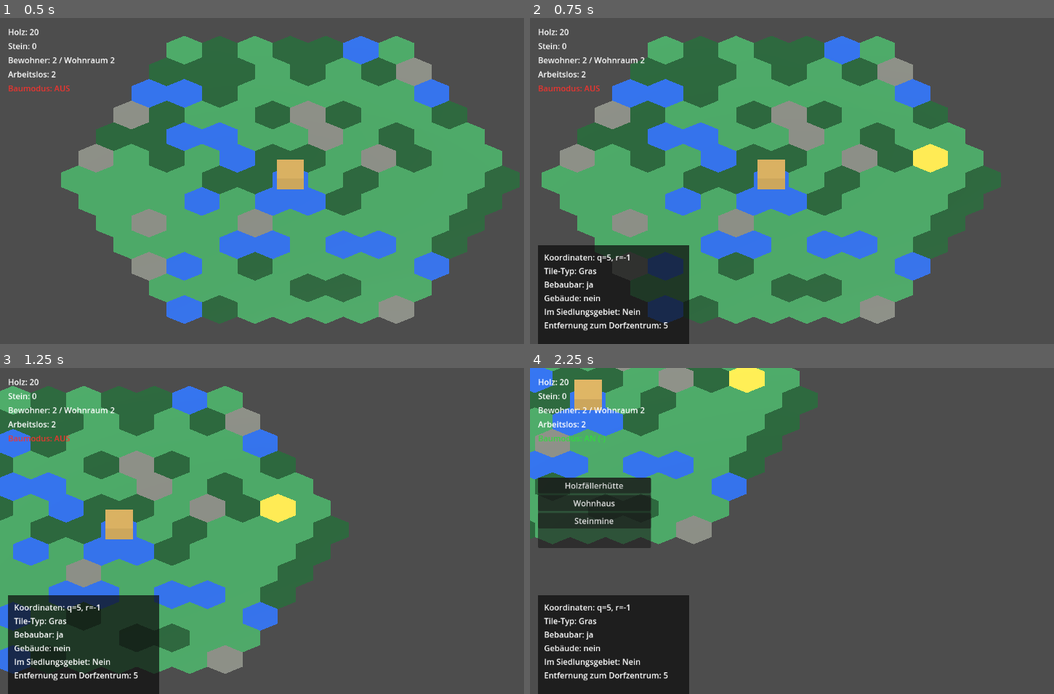
Above: before the commit, frames 1-4 (two rows, left to right).
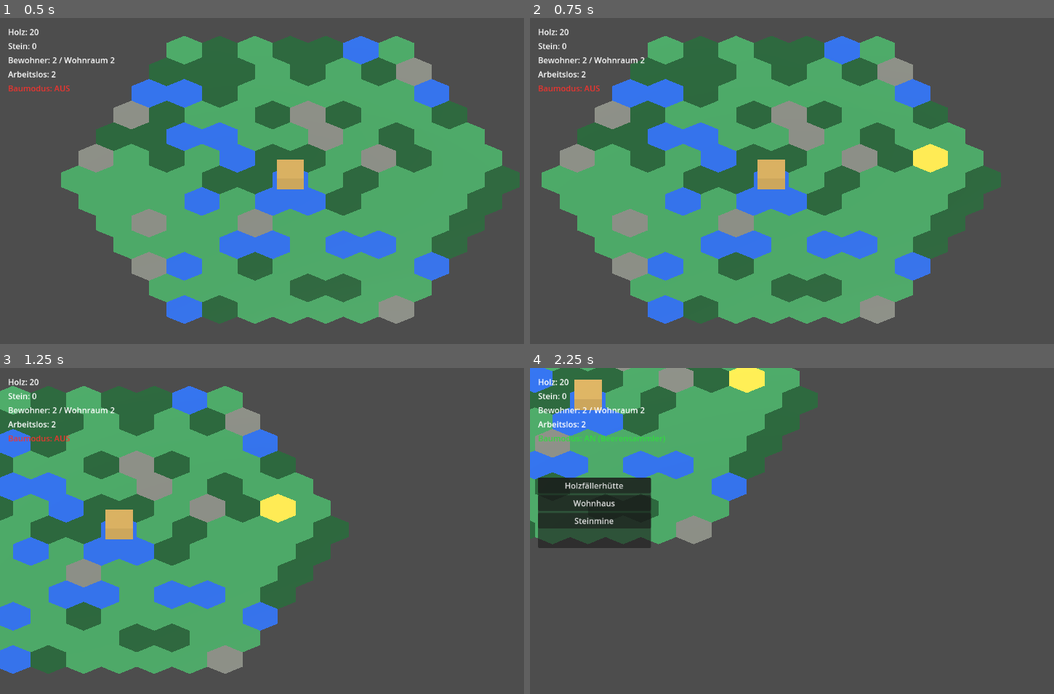
Above: after the commit, the same moments.

Repository: Ranu4922/CodexGame
Game: Godot game, scene res://scenes/Main.tscn
The game is run twice, just before and just after one commit, with the same random seed, the same clock (stepped at 60 frames per second) and the same inputs.
Inputs (mouse positions are in pixels of both pictures, inside the frame that each line leads up to):
- Up to frame 1 (0.5 s): no input
- Up to frame 2 (0.75 s): tap Enter at 0.5 s; move the mouse to (949, 164) at 0.52 s; hold D from 0.53 s (still down); tap 4 at 0.6 s; click (949, 164) at 0.67 s
- Up to frame 3 (1.25 s): keep holding D
- Up to frame 4 (2.25 s): move the mouse to (702, 547) at 1.27 s; release D at 1.28 s; hold S 1.28-2.03 s; tap 4 at 1.35 s; move the mouse to (875, 459) at 2.02 s; hold D from 2.03 s (still down); tap B at 2.1 s

Frame 1 is identical in both runs. In frame 2, 8.5% of the frame differs, in the area x 1-31%, y 69-100%; in frame 3, 8.7%; in frame 4, 8.6%.

Commit message:
Add berry gatherer food production

Diff:
--- a/scripts/hex_grid.gd
+++ b/scripts/hex_grid.gd
@@ -11,6 +11,7 @@
 	own_forest: bool,
 	adjacent_forests: int,
 	wood_production: int,
+	food_production: int,
 	own_stone: bool,
 	adjacent_stones: int,
 	stone_production: int,
@@ -22,6 +23,7 @@
 signal selected_building_changed(display_name: String)
 signal wood_changed(amount: int)
 signal stone_changed(amount: int)
+signal food_changed(amount: int)
 signal housing_changed(amount: int)
 signal population_changed(amount: int)
 signal free_housing_changed(amount: int)
@@ -34,10 +36,12 @@
 @export var generation_seed: int = 12345
 @export var starting_wood: int = 20
 @export var starting_stone: int = 0
+@export var starting_food: int = 0
 @export var starting_population: int = 2
 @export var lumberjack_hut_wood_cost: int = 5
 @export var house_wood_cost: int = 10
 @export var stone_mine_wood_cost: int = 10
+@export var berry_gatherer_wood_cost: int = 0
 @export var production_interval: float = 5.0
 @export var village_center_influence_radius: int = 3
 
@@ -49,12 +53,14 @@
 var build_mode: bool = false
 var wood: int = 0
 var stone: int = 0
+var food: int = 0
 var housing_capacity: int = 0
 var population: int = 0
 var free_housing: int = 0
 var unemployed_count: int = 0
 var lumberjack_count: int = 0
 var miner_count: int = 0
+var berry_gatherer_count: int = 0
 var workplace_count: int = 0
 var assigned_workplace_count: int = 0
 var free_workplace_count: int = 0
@@ -62,6 +68,7 @@
 var tiles_by_coords: Dictionary = {}
 var lumberjack_hut_tiles: Array[MeshInstance3D] = []
 var stone_mine_tiles: Array[MeshInstance3D] = []
+var berry_gatherer_tiles: Array[MeshInstance3D] = []
 var production_timer: float = 0.0
 var village_center_tile: MeshInstance3D
 var show_influence_area: bool = false
@@ -72,6 +79,7 @@
 func _ready() -> void:
 	wood = starting_wood
 	stone = starting_stone
+	food = starting_food
 	building_definitions = _create_building_definitions()
 	tile_materials = {
 		"Gras": _make_material(Color(0.22, 0.55, 0.32)),
@@ -91,7 +99,7 @@
 
 
 func _process(delta: float) -> void:
-	if lumberjack_hut_tiles.is_empty() and stone_mine_tiles.is_empty():
+	if lumberjack_hut_tiles.is_empty() and stone_mine_tiles.is_empty() and berry_gatherer_tiles.is_empty():
 		return
 
 	production_timer += delta
@@ -207,6 +215,9 @@
 	if event is InputEventKey and event.pressed and not event.echo and event.keycode == KEY_3:
 		select_building("stone_mine")
 
+	if event is InputEventKey and event.pressed and not event.echo and event.keycode == KEY_4:
+		select_building("berry_gatherer")
+
 	if event is InputEventKey and event.pressed and not event.echo and event.keycode == KEY_ESCAPE:
 		build_mode = false
 		build_mode_changed.emit(build_mode)
@@ -256,6 +267,7 @@
 			_get_tile_own_forest(tile_mesh),
 			_get_tile_adjacent_forests(tile_mesh),
 			_get_tile_wood_production(tile_mesh),
+			_get_tile_food_production(tile_mesh),
 			_get_tile_own_stone(tile_mesh),
 			_get_tile_adjacent_stones(tile_mesh),
 			_get_tile_stone_production(tile_mesh),
@@ -302,6 +314,10 @@
 
 	if selected_building_type == "stone_mine":
 		_try_place_stone_mine(tile)
+		return
+
+	if selected_building_type == "berry_gatherer":
+		_try_place_berry_gatherer(tile)
 		return
 
 	_try_place_lumberjack_hut(tile)
@@ -357,6 +373,16 @@
 			"workplaces": 1,
 			"job_type": "Holzfäller",
 		},
+		"berry_gatherer": {
+			"name": "Beerensammler",
+			"build_costs": {"wood": berry_gatherer_wood_cost, "stone": 0},
+			"allowed_tile_types": ["Wald"],
+			"housing": 0,
+			"production": 1,
+			"production_resource": "Nahrung",
+			"workplaces": 1,
+			"job_type": "Beerensammler",
+		},
 		"stone_mine": {
 			"name": "Steinmine",
 			"build_costs": {"wood": stone_mine_wood_cost, "stone": 0},
@@ -467,6 +493,22 @@
 	wood_changed.emit(wood)
 	_place_stone_mine(tile)
 	message_changed.emit("Steinmine gebaut: -%d Holz." % wood_cost)
+
+
+func _try_place_berry_gatherer(tile: MeshInstance3D) -> void:
+	if not _is_tile_type_allowed_for_building(tile, "berry_gatherer"):
+		message_changed.emit("Benötigt Wald")
+		return
+
+	var wood_cost: int = _get_building_wood_cost("berry_gatherer")
+	if wood < wood_cost:
+		message_changed.emit("Nicht genug Holz. Beerensammler kostet %d Holz." % wood_cost)
+		return
+
+	wood -= wood_cost
+	wood_changed.emit(wood)
+	_place_berry_gatherer(tile)
+	message_changed.emit("Beerensammler gebaut.")
 
 
 func _place_starting_village_center() -> void:
@@ -627,6 +669,36 @@
 	_reassign_workers()
 
 
+func _place_berry_gatherer(tile: MeshInstance3D) -> void:
+	var marker: MeshInstance3D = MeshInstance3D.new()
+	marker.name = "Beerensammler"
+
+	var marker_size: float = hex_size * 1.05
+	var mesh: BoxMesh = BoxMesh.new()
+	mesh.size = Vector3(marker_size, hex_size * 0.75, marker_size)
+	marker.mesh = mesh
+	marker.material_override = _make_material(Color(0.62, 0.12, 0.26))
+	marker.position = Vector3(0.0, tile_height + hex_size * 0.375, 0.0)
+
+	tile.add_child(marker)
+	var own_forest: bool = tile.get_meta("tile_type") == "Wald"
+	var adjacent_forests: int = _count_adjacent_tiles_of_type(int(tile.get_meta("q")), int(tile.get_meta("r")), "Wald")
+	var production: int = _get_building_production("berry_gatherer")
+
+	tile.set_meta("has_building", true)
+	tile.set_meta("building_name", _get_building_display_name("berry_gatherer"))
+	tile.set_meta("building_type", "berry_gatherer")
+	tile.set_meta("nearest_village_center_coords", _get_nearest_village_center_coords())
+	tile.set_meta("own_forest", own_forest)
+	tile.set_meta("adjacent_forests", adjacent_forests)
+	tile.set_meta("food_production", production)
+	tile.set_meta("workplace_count", _get_building_workplaces("berry_gatherer"))
+	tile.set_meta("job_type", _get_building_job_type("berry_gatherer"))
+	tile.set_meta("assigned_workers", 0)
+	berry_gatherer_tiles.append(tile)
+	_reassign_workers()
+
+
 func _add_wood(amount: int) -> void:
 	wood += amount
 	wood_changed.emit(wood)
@@ -689,7 +761,7 @@
 
 func _reassign_workers() -> void:
 	_reset_worker_assignments()
-	workplace_count = lumberjack_hut_tiles.size() + stone_mine_tiles.size()
+	workplace_count = lumberjack_hut_tiles.size() + stone_mine_tiles.size() + berry_gatherer_tiles.size()
 	var available_workers: int = population
 
 	for tile in lumberjack_hut_tiles:
@@ -710,6 +782,15 @@
 		assigned_workplace_count += 1
 		available_workers -= 1
 
+	for tile in berry_gatherer_tiles:
+		if available_workers <= 0:
+			break
+		tile.set_meta("assigned_workers", 1)
+		_assign_next_unemployed_resident("Beerensammler")
+		berry_gatherer_count += 1
+		assigned_workplace_count += 1
+		available_workers -= 1
+
 	unemployed_count = population - assigned_workplace_count
 	if unemployed_count < 0:
 		unemployed_count = 0
@@ -723,6 +804,7 @@
 	unemployed_count = population
 	lumberjack_count = 0
 	miner_count = 0
+	berry_gatherer_count = 0
 	workplace_count = 0
 	assigned_workplace_count = 0
 	free_workplace_count = 0
@@ -736,6 +818,9 @@
 		tile.set_meta("assigned_workers", 0)
 
 	for tile in stone_mine_tiles:
+		tile.set_meta("assigned_workers", 0)
+
+	for tile in berry_gatherer_tiles:
 		tile.set_meta("assigned_workers", 0)
 
 
@@ -751,6 +836,7 @@
 func _run_production_cycle() -> void:
 	var produced_wood: int = 0
 	var produced_stone: int = 0
+	var produced_food: int = 0
 
 	for tile in lumberjack_hut_tiles:
 		produced_wood += _get_tile_wood_production(tile)
@@ -758,7 +844,10 @@
 	for tile in stone_mine_tiles:
 		produced_stone += _get_tile_stone_production(tile)
 
-	if produced_wood <= 0 and produced_stone <= 0:
+	for tile in berry_gatherer_tiles:
+		produced_food += _get_tile_food_production(tile)
+
+	if produced_wood <= 0 and produced_stone <= 0 and produced_food <= 0:
 		return
 
 	if produced_wood > 0:
@@ -768,12 +857,18 @@
 	if produced_stone > 0:
 		stone += produced_stone
 		stone_changed.emit(stone)
+
+	if produced_food > 0:
+		food += produced_food
+		food_changed.emit(food)
 
 	var message_parts: PackedStringArray = PackedStringArray()
 	if produced_wood > 0:
 		message_parts.append("+%d Holz" % produced_wood)
 	if produced_stone > 0:
 		message_parts.append("+%d Stein" % produced_stone)
+	if produced_food > 0:
+		message_parts.append("+%d Nahrung" % produced_food)
 	message_changed.emit(", ".join(message_parts))
 
 
@@ -866,6 +961,14 @@
 	return 0
 
 
+func _get_tile_food_production(tile: MeshInstance3D) -> int:
+	if _get_tile_assigned_workers(tile) <= 0:
+		return 0
+	if tile.has_meta("food_production"):
+		return int(tile.get_meta("food_production"))
+	return 0
+
+
 func _coords_key(q: int, r: int) -> String:
 	return "%d:%d" % [q, r]
 
